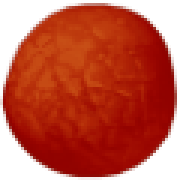
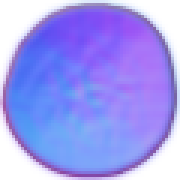
Layers edited between the first and the second 180x180 image:
added layer "Sichtbar-Kopie" above "Sichtbar" over box(0, 0, 180, 180)
